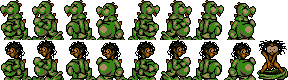
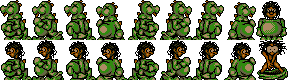
Comparing the layer stacks of the two (288, 80) images. Changes:
painted on "dinausorman.png" over box(256, 1, 287, 40)
